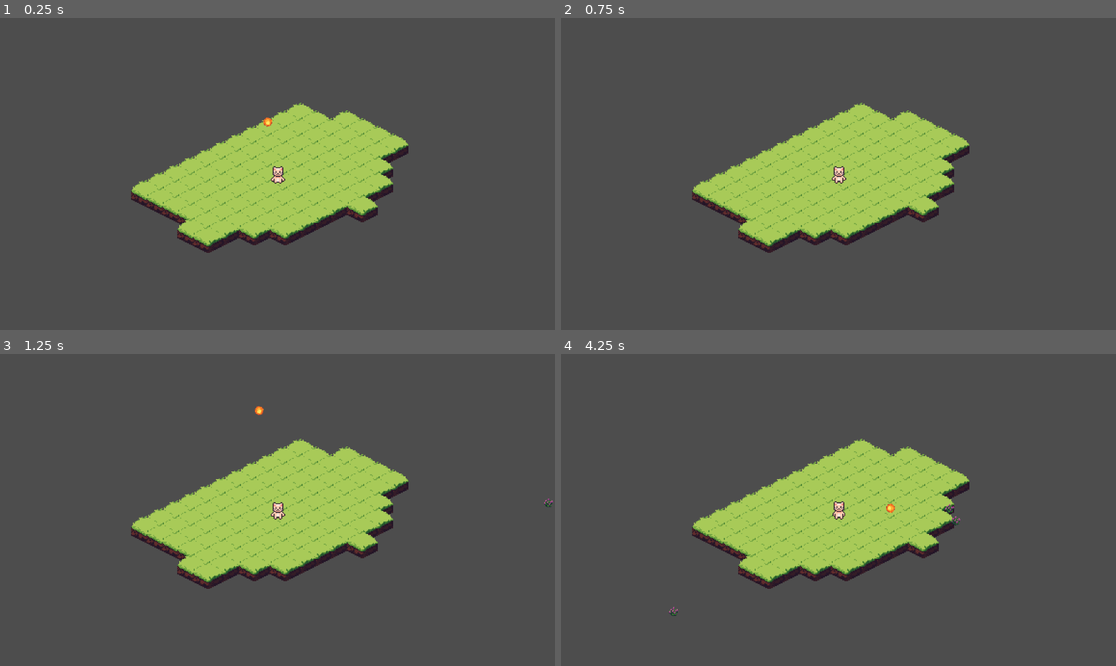
Above: before the commit, frames 1-4 (two rows, left to right).
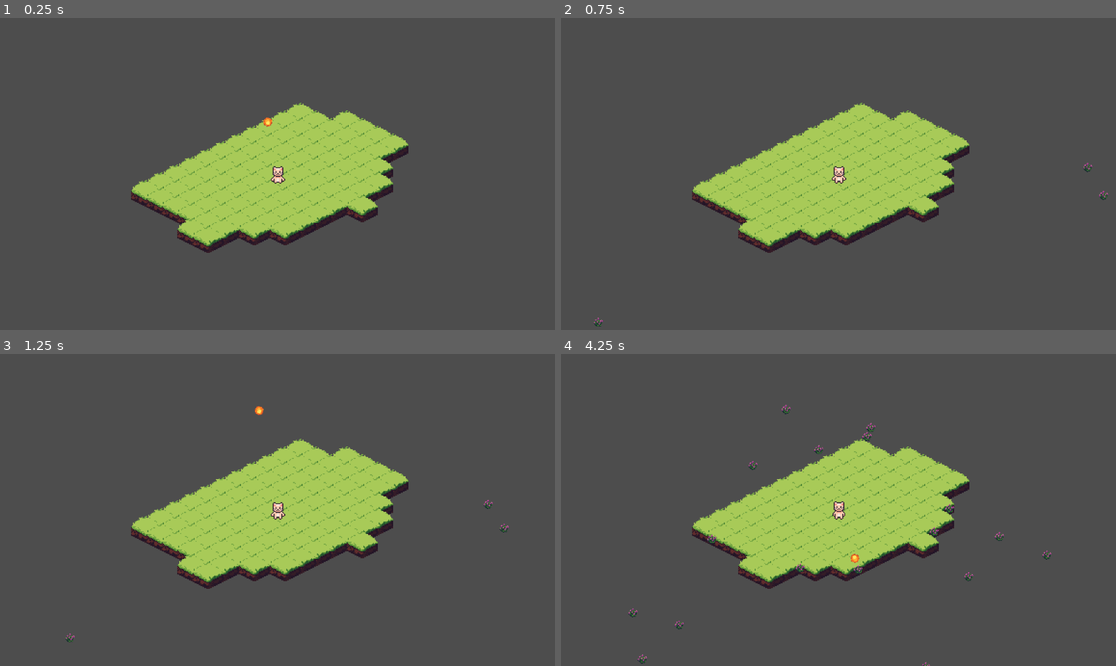
Above: after the commit, the same moments.

Repository: YSakalli/Someting-survival
Game: Godot game, scene res://nasiptevarsa/node_2d.tscn
Same seed, same stepped clock (60 frames per second), same inputs: the game is played once before the commit and once after it. This scene is started directly instead of the project's main scene.
Inputs:
- Up to frame 1 (0.25 s): no input
- Up to frame 2 (0.75 s): tap Enter at 0.5 s
- Up to frame 3 (1.25 s): no input
- Up to frame 4 (4.25 s): no input

Frame 1 is identical in both runs. In frame 2, less than 0.1% of the frame differs, in the area x 5-99%, y 46-99%; in frame 3, 0.1%; in frame 4, 0.6%, in the area x 12-89%, y 16-100%.

Commit message:
node_2d.tscn

Diff:
--- a/nasiptevarsa/node_2d.tscn
+++ b/nasiptevarsa/node_2d.tscn
@@ -638,7 +638,7 @@
 position = Vector2(-1, -2)
 script = SubResource("GDScript_5m0gc")
 enemy_scene = ExtResource("3_5m0gc")
-spawn_interval = 1.0
+spawn_interval = 0.2
 
 [node name="Game manager" type="Node" parent="." unique_id=1805539141]
 script = SubResource("GDScript_m3qd1")
